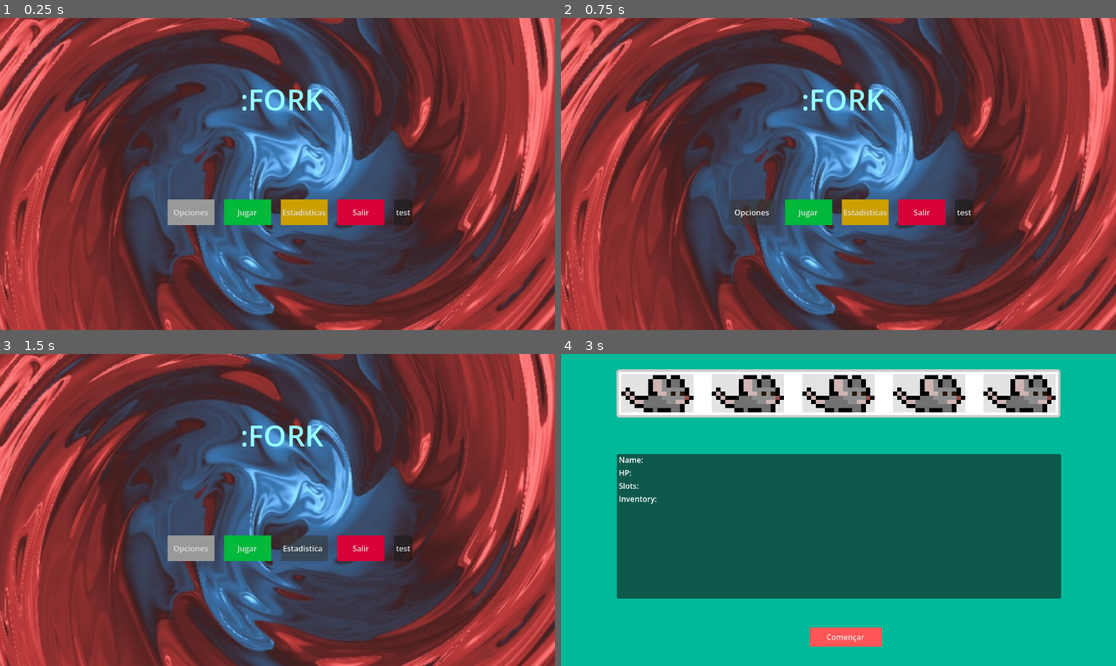
Above: before the commit, frames 1-4 (two rows, left to right).
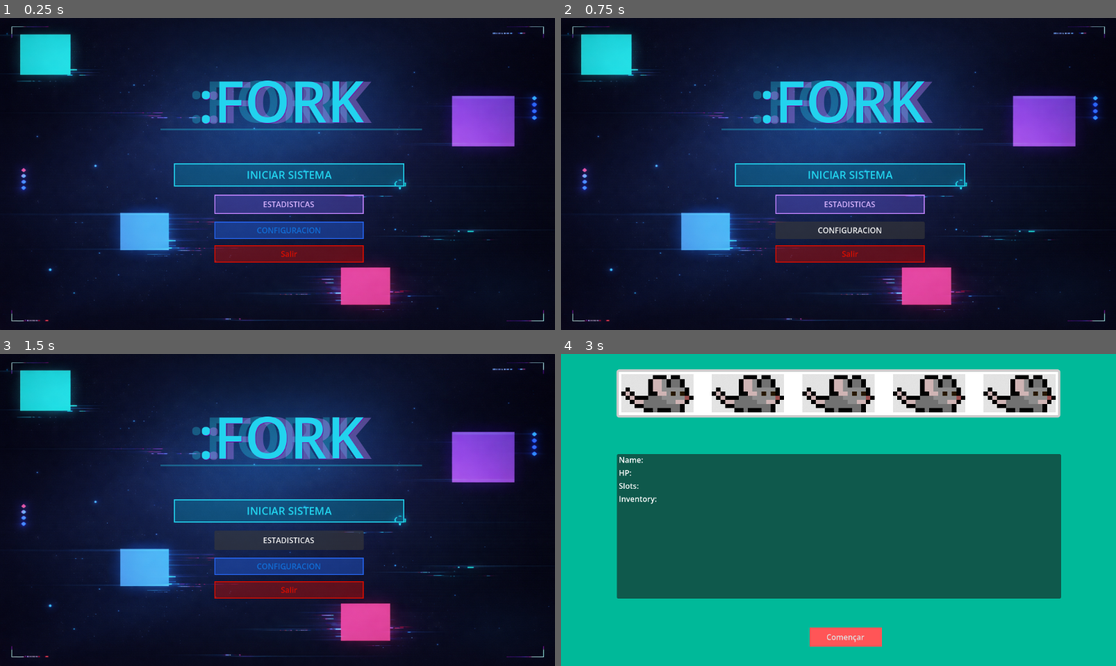
Above: after the commit, the same moments.

Repository: Anderson-Jimenez/-fork
Game: Godot game, scene res://scenes/menu.tscn
Same seed, same stepped clock (60 frames per second), same inputs: the game is played once before the commit and once after it.
Inputs (mouse positions are in pixels of both pictures, inside the frame that each line leads up to):
- Up to frame 1 (0.25 s): no input
- Up to frame 2 (0.75 s): click "Opciones" (after the commit: "CONFIGURACION") at 0.5 s
- Up to frame 3 (1.5 s): click "Estadisticas" (after the commit: "ESTADISTICAS") at 1.25 s
- Up to frame 4 (3 s): click (966, 547) at 2 s, where only the run before the commit has a clickable "test"; click "Jugar" (after the commit: "INICIAR SISTEMA") at 2.75 s

The runs differ from the first frame. In frame 1, 100% of the frame differs, in the area x 0-100%, y 0-100%; in frame 2, 100%; in frame 3, 99%; in frame 4, nothing differs.

Commit message:
menu principal bonito

Diff:
--- a/scenes/menu.tscn
+++ b/scenes/menu.tscn
@@ -1,22 +1,55 @@
 [gd_scene format=3 uid="uid://ck0f474u7id33"]
 
 [ext_resource type="Script" uid="uid://blr8vekbp0vjb" path="res://scripts/menu.gd" id="1_vjb58"]
-[ext_resource type="Texture2D" uid="uid://kgtibhic4ogh" path="res://images/balatro.jpeg" id="1_yqeox"]
+[ext_resource type="Texture2D" uid="uid://b3admlsnssgvu" path="res://images/mainScreen.png" id="2_vjb58"]
 
 [sub_resource type="LabelSettings" id="LabelSettings_yqeox"]
-font_size = 60
-font_color = Color(0.58383155, 1, 1, 1)
+paragraph_spacing = 2.0
+font_size = 120
+font_color = Color(0.13333334, 0.827451, 0.93333334, 1)
+shadow_size = 0
+shadow_color = Color(0.5098712, 0.001033271, 0.6544658, 1)
+
+[sub_resource type="LabelSettings" id="LabelSettings_vjb58"]
+font_size = 120
+font_color = Color(0.13333334, 0.827451, 0.93333334, 0.3019608)
+
+[sub_resource type="LabelSettings" id="LabelSettings_con2f"]
+font_size = 120
+font_color = Color(0.7529412, 0.5176471, 0.9882353, 0.38039216)
+shadow_size = 0
+
+[sub_resource type="StyleBoxFlat" id="StyleBoxFlat_con2f"]
+bg_color = Color(0.38410568, 0.33003333, 0.8389701, 0.39800003)
+border_width_left = 2
+border_width_top = 2
+border_width_right = 2
+border_width_bottom = 2
+border_color = Color(0.7529412, 0.5176471, 0.9882353, 1)
+
+[sub_resource type="StyleBoxFlat" id="StyleBoxFlat_vjb58"]
+bg_color = Color(0.025840001, 0.5684909, 0.69789743, 0.35500002)
+border_width_left = 2
+border_width_top = 2
+border_width_right = 2
+border_width_bottom = 2
+border_color = Color(0.13333334, 0.827451, 0.93333334, 1)
 
 [sub_resource type="StyleBoxFlat" id="StyleBoxFlat_yqeox"]
-
-[sub_resource type="StyleBoxFlat" id="StyleBoxFlat_vjb58"]
-bg_color = Color(3.2247603e-06, 0.72463894, 0.22641802, 1)
-
-[sub_resource type="StyleBoxFlat" id="StyleBoxFlat_con2f"]
-bg_color = Color(0.798921, 0.62377065, 0, 1)
+bg_color = Color(0.14901961, 0.3882353, 0.92156863, 0.4117647)
+border_width_left = 2
+border_width_top = 2
+border_width_right = 2
+border_width_bottom = 2
+border_color = Color(0.14509805, 0.3882353, 0.92156863, 1)
 
 [sub_resource type="StyleBoxFlat" id="StyleBoxFlat_mhnvy"]
-bg_color = Color(0.8480407, 0, 0.22024578, 1)
+bg_color = Color(0.8494162, 0.050708726, 0, 0.39100003)
+border_width_left = 2
+border_width_top = 2
+border_width_right = 2
+border_width_bottom = 2
+border_color = Color(0.8509804, 0.050980393, 0, 1)
 
 [node name="Control" type="Control" unique_id=550548801]
 layout_mode = 3
@@ -34,68 +67,101 @@
 anchor_bottom = 1.0
 grow_horizontal = 2
 grow_vertical = 2
-texture = ExtResource("1_yqeox")
+texture = ExtResource("2_vjb58")
 expand_mode = 3
 
 [node name="Label" type="Label" parent="." unique_id=1620581620]
+z_index = 1
 layout_mode = 1
 anchors_preset = -1
-anchor_left = 0.51600003
-anchor_top = 0.26200002
-anchor_right = 0.51600003
-anchor_bottom = 0.26200002
-offset_left = -95.43201
-offset_top = -42.776016
-offset_right = 82.56799
-offset_bottom = 40.223984
+anchor_left = 0.50600004
+anchor_top = 0.263
+anchor_right = 0.50600004
+anchor_bottom = 0.263
+offset_left = -171.91205
+offset_top = -82.42401
+offset_right = 172.08795
+offset_bottom = 82.57599
 grow_horizontal = 2
 grow_vertical = 2
 text = ":FORK"
 label_settings = SubResource("LabelSettings_yqeox")
+horizontal_alignment = 1
 
-[node name="HBoxContainer" type="HBoxContainer" parent="." unique_id=1793855753]
+[node name="Label3" type="Label" parent="." unique_id=701329016]
+layout_mode = 0
+offset_left = 391.0
+offset_top = 88.0
+offset_right = 735.0
+offset_bottom = 253.0
+text = ":FORK"
+label_settings = SubResource("LabelSettings_vjb58")
+
+[node name="Label2" type="Label" parent="." unique_id=843448471]
 layout_mode = 1
 anchors_preset = -1
-anchor_left = 0.521
-anchor_top = 0.61600006
-anchor_right = 0.521
-anchor_bottom = 0.61600006
-offset_left = -252.19202
-offset_top = -22.16803
-offset_right = 255.80798
-offset_bottom = 30.83197
-theme_override_constants/separation = 20
-alignment = 1
+anchor_bottom = 0.006
+offset_left = 427.0
+offset_top = 89.0
+offset_right = 771.0
+offset_bottom = 253.01001
+text = ":FORK"
+label_settings = SubResource("LabelSettings_con2f")
 
-[node name="Settings" type="Button" parent="HBoxContainer" unique_id=965060673]
-layout_mode = 2
+[node name="ColorRect" type="ColorRect" parent="." unique_id=1530463801]
+layout_mode = 0
+offset_left = 333.0
+offset_top = 230.0
+offset_right = 876.0
+offset_bottom = 233.0
+color = Color(0.13335153, 0.827222, 0.9333369, 0.367)
+
+[node name="Stats" type="Button" parent="." unique_id=2024615879]
+layout_mode = 0
+offset_left = 445.0
+offset_top = 367.0
+offset_right = 755.0
+offset_bottom = 407.0
 size_flags_horizontal = 3
+theme_override_colors/font_color = Color(0.84705883, 0.7058824, 0.99607843, 1)
+theme_override_styles/normal = SubResource("StyleBoxFlat_con2f")
+text = "ESTADISTICAS"
+
+[node name="Start" type="Button" parent="." unique_id=205049549]
+layout_mode = 0
+offset_left = 361.0
+offset_top = 302.0
+offset_right = 839.0
+offset_bottom = 350.0
+size_flags_horizontal = 3
+theme_override_colors/font_color = Color(0.13333334, 0.827451, 0.93333334, 1)
+theme_override_font_sizes/font_size = 22
+theme_override_styles/normal = SubResource("StyleBoxFlat_vjb58")
+text = "INICIAR SISTEMA"
+
+[node name="Settings" type="Button" parent="." unique_id=965060673]
+layout_mode = 0
+offset_left = 445.0
+offset_top = 423.0
+offset_right = 755.0
+offset_bottom = 459.0
+size_flags_horizontal = 3
+theme_override_colors/font_color = Color(0.06873588, 0.4275245, 0.837577, 1)
 theme_override_styles/normal = SubResource("StyleBoxFlat_yqeox")
-text = "Opciones"
+text = "CONFIGURACION"
 
-[node name="Start" type="Button" parent="HBoxContainer" unique_id=205049549]
-layout_mode = 2
+[node name="Quit" type="Button" parent="." unique_id=270279086]
+layout_mode = 0
+offset_left = 445.0
+offset_top = 472.0
+offset_right = 755.0
+offset_bottom = 508.0
 size_flags_horizontal = 3
-theme_override_styles/normal = SubResource("StyleBoxFlat_vjb58")
-text = "Jugar"
-
-[node name="Stats" type="Button" parent="HBoxContainer" unique_id=2024615879]
-layout_mode = 2
-size_flags_horizontal = 3
-theme_override_styles/normal = SubResource("StyleBoxFlat_con2f")
-text = "Estadisticas"
-
-[node name="Quit" type="Button" parent="HBoxContainer" unique_id=270279086]
-layout_mode = 2
-size_flags_horizontal = 3
+theme_override_colors/font_color = Color(0.8509804, 0.050980393, 0, 1)
 theme_override_styles/normal = SubResource("StyleBoxFlat_mhnvy")
 text = "Salir"
 
-[node name="Button" type="Button" parent="HBoxContainer" unique_id=1759773814]
-layout_mode = 2
-text = "test"
-
-[connection signal="pressed" from="HBoxContainer/Settings" to="." method="_on_settings_pressed"]
-[connection signal="pressed" from="HBoxContainer/Start" to="." method="_on_start_pressed"]
-[connection signal="pressed" from="HBoxContainer/Stats" to="." method="_on_stats_pressed"]
-[connection signal="pressed" from="HBoxContainer/Quit" to="." method="_on_quit_pressed"]
+[connection signal="pressed" from="Stats" to="." method="_on_stats_pressed"]
+[connection signal="pressed" from="Start" to="." method="_on_start_pressed"]
+[connection signal="pressed" from="Settings" to="." method="_on_settings_pressed"]
+[connection signal="pressed" from="Quit" to="." method="_on_quit_pressed"]
Binary file added: images/mainScreen.png
Not shown, added: images/mainScreen.png.import
Binary file added: mainScreen.png
Not shown, added: mainScreen.png.import
